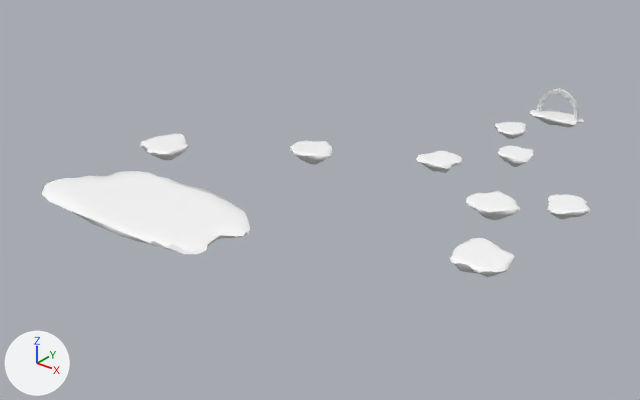
What one commit did to the FBX model Assets/3D Assets/Meshes/Josh/Island Parkour.fbx.
Before and after are seen from a camera (50 mm lens) standing at (96.0, -174.0, 85.0) and looking at (-26.0, -21.0, -10.0). The lights are fixed; the arrows at lower left show +X, +Y and +Z. The picture after the commit comes second. Where no turn or scale is listed for an object, it has been applied to the vertices.

Names of what the first picture shows: 'Small_Floating_Island', 'Small_Floating_Island__1_', 'Small_Floating_Island__2_', 'Small_Floating_Island__3_001', 'Small_Floating_Island__4_', 'Small_Floating_Island__5_', 'Small_Floating_Island__6_', 'Small_Floating_Island__7_', 'Small_Floating_Island__8_' and 2 more.
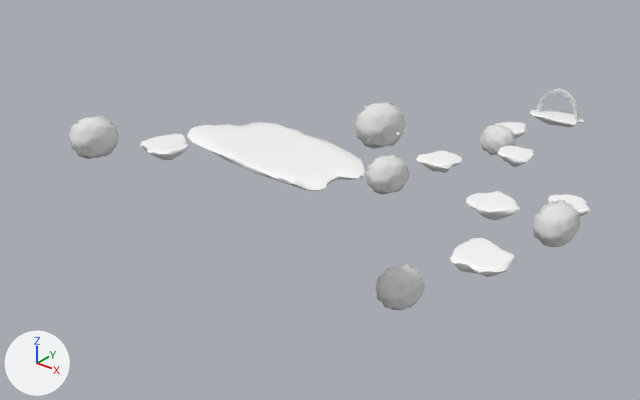
Changed parts and their boxes [x1, y1, x2, y2] in the pictures (640 x 400 px):
'Small_Floating_Island__8_', moved, turned
    before: [42, 171, 250, 254]
    after: [187, 122, 365, 191]
'Meteor003', added
    after: [355, 101, 406, 149]
'Meteor002', added
    after: [375, 264, 424, 310]
'Meteor001', added
    after: [533, 200, 580, 247]
'Meteor', added
    after: [68, 115, 120, 159]
'Meteor005', added
    after: [366, 154, 409, 195]
'Meteor004', added
    after: [480, 125, 516, 156]

The change in detail:
Material '08 - Default' (mat_08___default) is new.
Its base color is (0.8, 0.8, 0.8) (white #e7e7e7).
Its roughness is 0.0.
Mesh me_mesh_012 is new.
It has 386 vertices, 384 faces and spans x -4.36..4.37, y -5.29..5.06, z -4.72..4.58.
It uses material mat_08___default (white #e7e7e7).
Mesh me_mesh_015 is new.
It has 386 vertices, 384 faces and spans x -5.15..5.47, y -4.41..4.51, z -4.57..4.53.
It uses material mat_08___default (white #e7e7e7).
Mesh me_mesh_011 is new.
It has 386 vertices, 384 faces and spans x -4.32..4.42, y -5.53..5.3, z -4.57..4.53.
It uses material mat_08___default (white #e7e7e7).
Object 'Small_Floating_Island__8_' (ob_small_floating_island__8) moves from (1.8, -94.9, 24.9) to (2.7, -66.4, 24.9).
Object 'Small_Floating_Island__8_' (ob_small_floating_island__8) turns from (0, 0, -179) to (0, 0, 173) degrees about x, y and z.
Object 'Meteor001' (ob_meteor001) is new; it shows me_mesh_012.
Its location is (31.6, -13.4, -0.5).
Object 'Meteor004' (ob_meteor004) is new; it shows me_mesh_015.
Its location is (-13.7, 46.8, -12.3).
Object 'Meteor' (ob_meteor) is new; it shows me_mesh_011.
Its location is (-52.3, -65.3, 14.2).
Object 'Meteor005' (ob_meteor005) is new; it shows a copy of me_mesh_011.
Its location is (-8.7, -17.3, 0.9).
Object 'Meteor003' (ob_meteor003) is new; it shows a copy of me_mesh_011.
Its location is (3.0, -37.9, 22.1).
Object 'Meteor002' (ob_meteor002) is new; it shows a copy of me_mesh_011.
Its location is (11.4, -41.1, -10.5).
